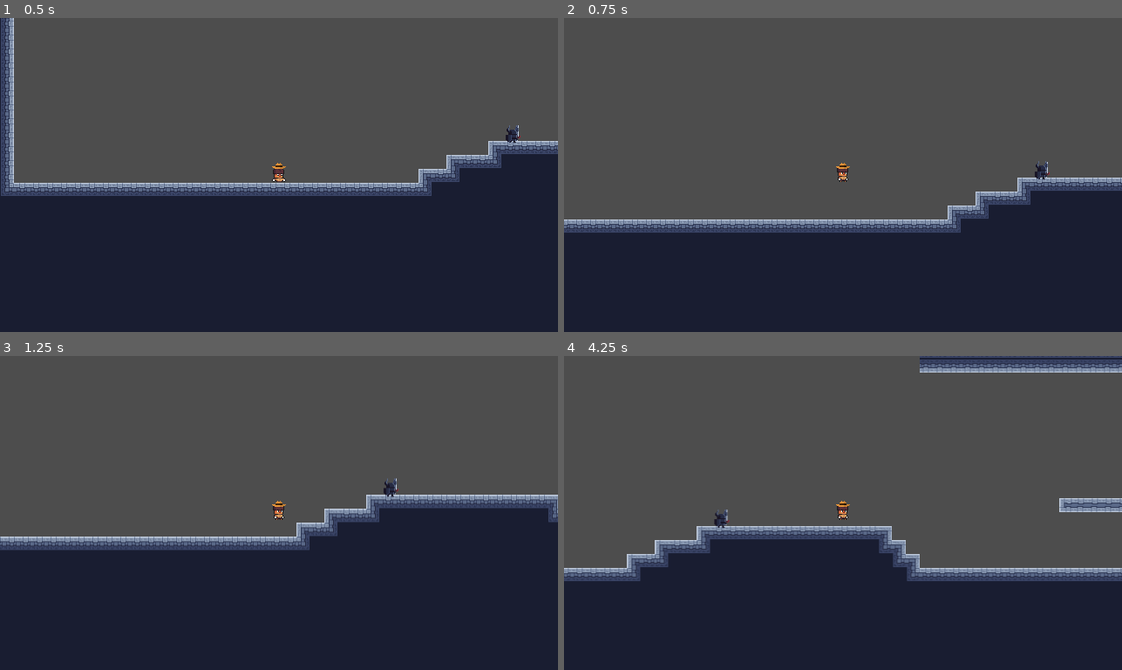
Above: before the commit, frames 1-4 (two rows, left to right).
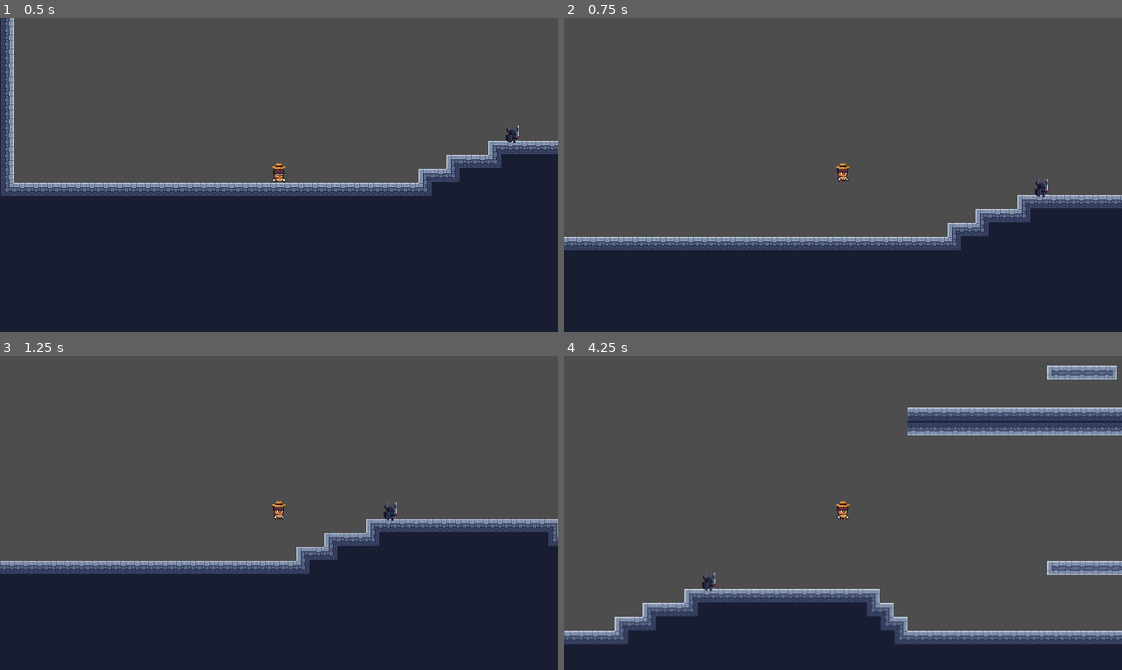
Above: after the commit, the same moments.

Repository: Heihei03/mini-jame-gam-38
Game: Godot game, scene res://Scenes/main.tscn
Two runs of this game, one before a commit and one after it. Both use one fixed random seed, a clock stepped at 60 frames per second and the inputs below.
Inputs:
- Up to frame 1 (0.5 s): no input
- Up to frame 2 (0.75 s): hold Right (right) from 0.53 s (still down); hold Up (jump) from 0.53 s (still down)
- Up to frame 3 (1.25 s): keep holding Right (right); keep holding Up (jump)
- Up to frame 4 (4.25 s): release Up (jump) at 1.28 s; tap Tab (swap) at 1.35, 2.85 s; tap Up (jump) at 1.52, 1.55, 1.82, 3.02, 3.05, 3.32 s; release Right (right) at 2.03 s; hold Left (left) 2.03-2.78 s; hold Up (jump) 2.03-2.78 s; hold Right (right) from 2.78 s (still down); hold Up (jump) from 3.53 s (still down)

Frame 1 is identical in both runs. In frame 2, 9.4% of the frame differs, in the area x 0-100%, y 45-74%; in frame 3, 12%; in frame 4, 30%, in the area x 0-100%, y 0-92%.

Commit message:
Increase player base jump height

Diff:
--- a/Scripts/player.gd
+++ b/Scripts/player.gd
@@ -1,7 +1,7 @@
 extends CharacterBody2D
 
 @export var speed : float = 200.0
-@export var jump_velocity : float = -300.0
+@export var jump_velocity : float = -400.0
 
 var direction : float = 0
 var gravity = ProjectSettings.get_setting("physics/2d/default_gravity")
